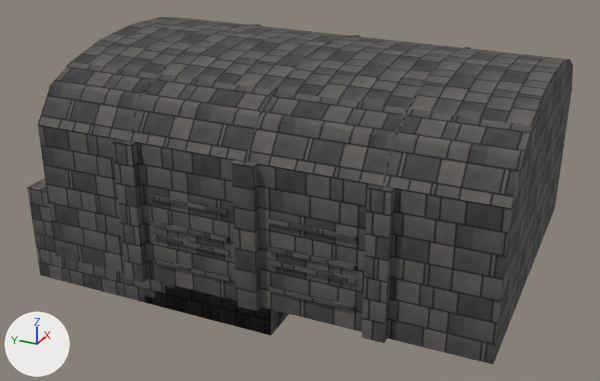
The OBJ model assets/models/cripta_interior.obj as it was, and as the next commit left it.
Before and after are seen from a camera (50 mm lens) standing at (-18.23, -7.13, 13.18) and looking at (0.38, 1.25, 3.87). The lights are fixed; the arrows at lower left show +X, +Y and +Z. The picture after the commit comes second. Where no turn or scale is listed for an object, it has been applied to the vertices.

The first picture shows 'cripta_interior'.
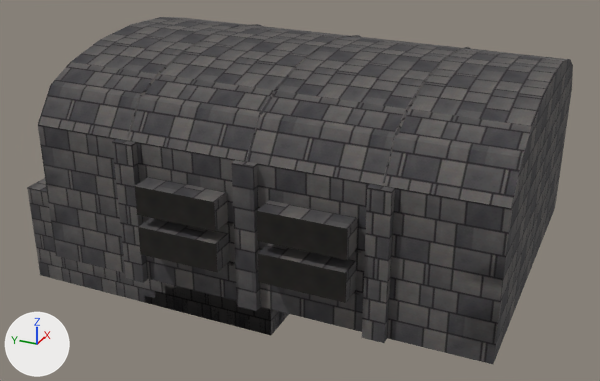
Boxes [x1, y1, x2, y2] around the edits, measured in the pictures (600 x 381 px; the box of a moved part takes in the faces that stretch with it):
part 1 of me_cripta_interior, deleted
    before: [149, 194, 357, 311]
part 2 of me_cripta_interior, moved or reshaped
    before: [48, 190, 503, 356]
    after: [40, 144, 509, 323]

The change, as a list of edits to the scene's bpy script:
```text
Change me_cripta_interior:
    used by ob_cripta_interior; location = (0.0, 0.0, 0.0)
    remove me_cripta_interior.from_pydata(...)  # 1096 vertices, 1950 faces; spans x -4.2..4.2, y -5.0..9.5, z 0.0..8.01
    add me_cripta_interior.from_pydata(...)  # 1012 vertices, 1814 faces; spans x -4.55..4.55, y -5.0..9.5, z 0.0..8.01
    me_cripta_interior part 1: 22 loose pieces with 144 vertices, spanning x -4.06..4.06, y -2.0..3.0, z 3.51..5.29, are deleted
    me_cripta_interior part 2: 2 vertices moved from x -4.0, y -3.0..4.0, z 4.6 to x -4.0, y -3.0..4.0, z 4.7; 46 vertices removed from x -4.06..-3.9, y -4.0..5.0, z 3.2..4.61; 44 vertices added at x -4.55..-4.0, y -5.0..6.0, z 4.0..6.5
    other edits to the shape of me_cripta_interior do not show in these pictures
```
